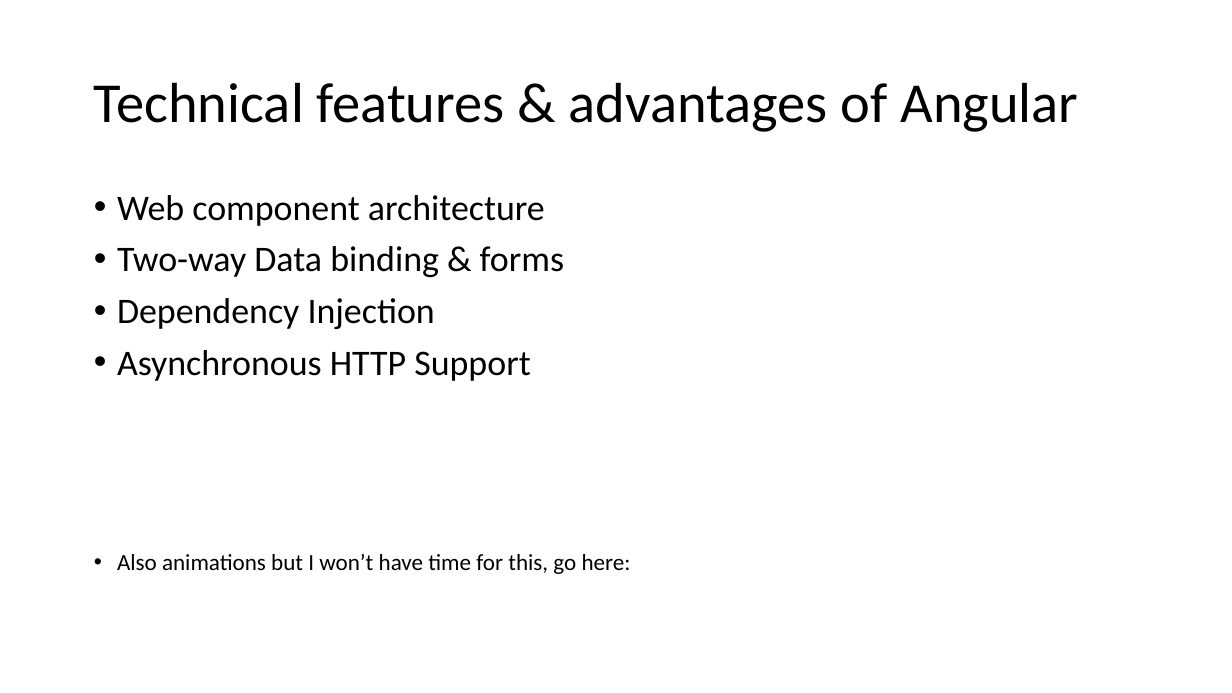
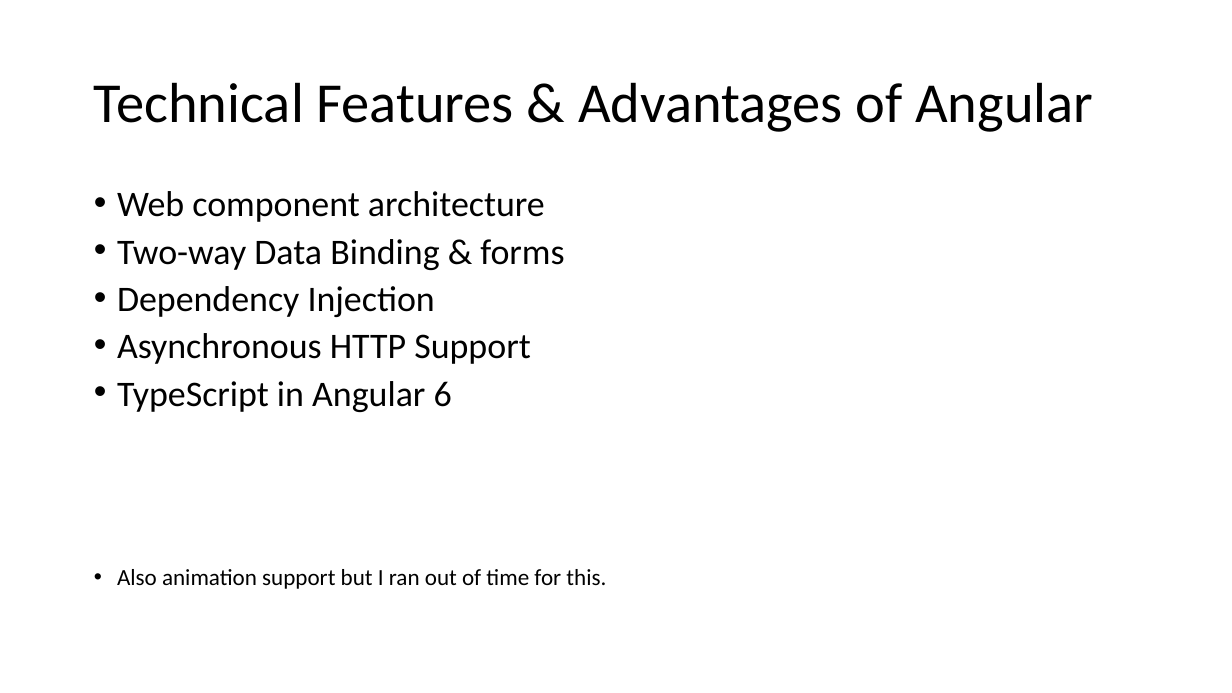
Before and after one commit to jkutzfla/cf2018demo, a slide deck: slide 7 of www/docs/Angular4CFDevs_jkutzfla_2018.pptx (slide 6 before the commit). Drawn at 1232x693 pixels with LibreOffice and Linux fonts; fonts in the diff are those of the drawing. Boxes give left, top, right and bottom in pixels: in the first picture for what was removed or moved away, otherwise in the second. Text is boxed around its words. In the diff, an @@ line names an element or a change of style, - is before the commit and + after.

```diff
--- a/www/docs/Angular4CFDevs_jkutzfla_2018.pptx
+++ b/www/docs/Angular4CFDevs_jkutzfla_2018.pptx
@@ title at (x1=94, y1=82, x2=1093, y2=132): text changed @@
-Technical features & advantages of Angular
+Technical Features & Advantages of Angular
@@ text at (x1=117, y1=191, x2=545, y2=364): line spacing 0.9 to 0.8 @@
@@ text at (x1=117, y1=239, x2=564, y2=270): text changed @@
-• Two-way Data binding & forms
+• Two-way Data Binding & forms
@@ text at (x1=117, y1=381, x2=606, y2=589): text changed @@
-• Also animations but I won’t have time for this, go here:
+• TypeScript in Angular 6
+• Also animation support but I ran out of time for this.
```
Also in this commit, not shown: 32 other slides changed, 5 slides added, 2 slides removed.
